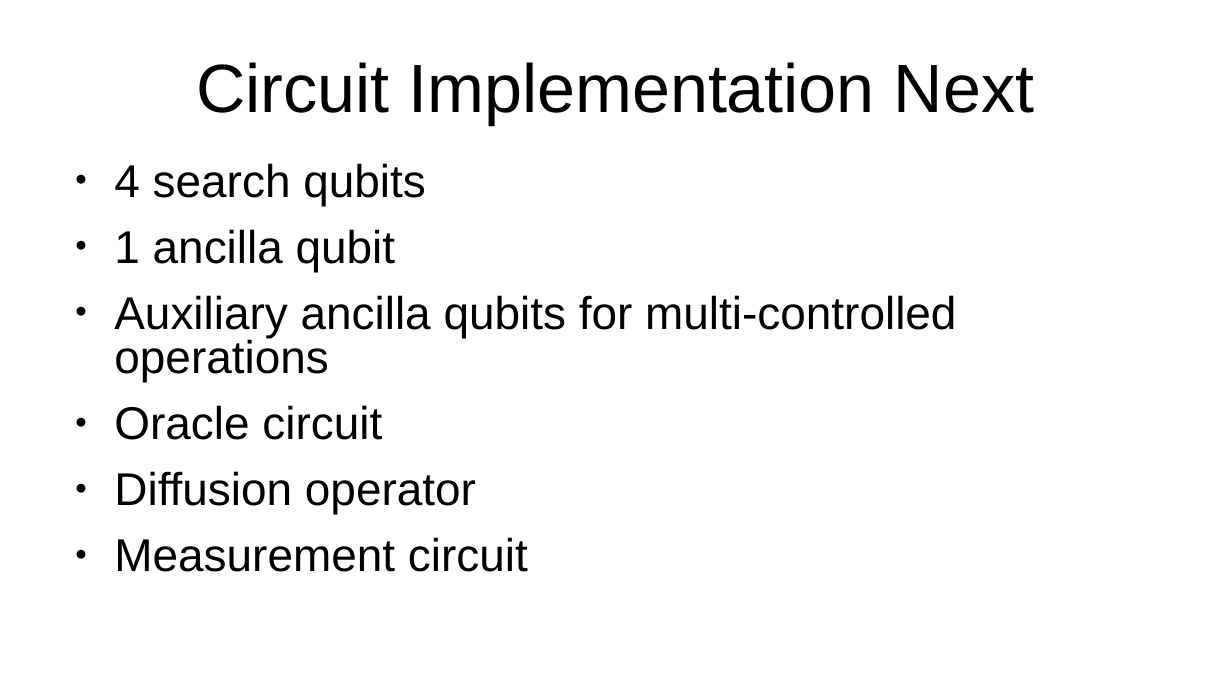
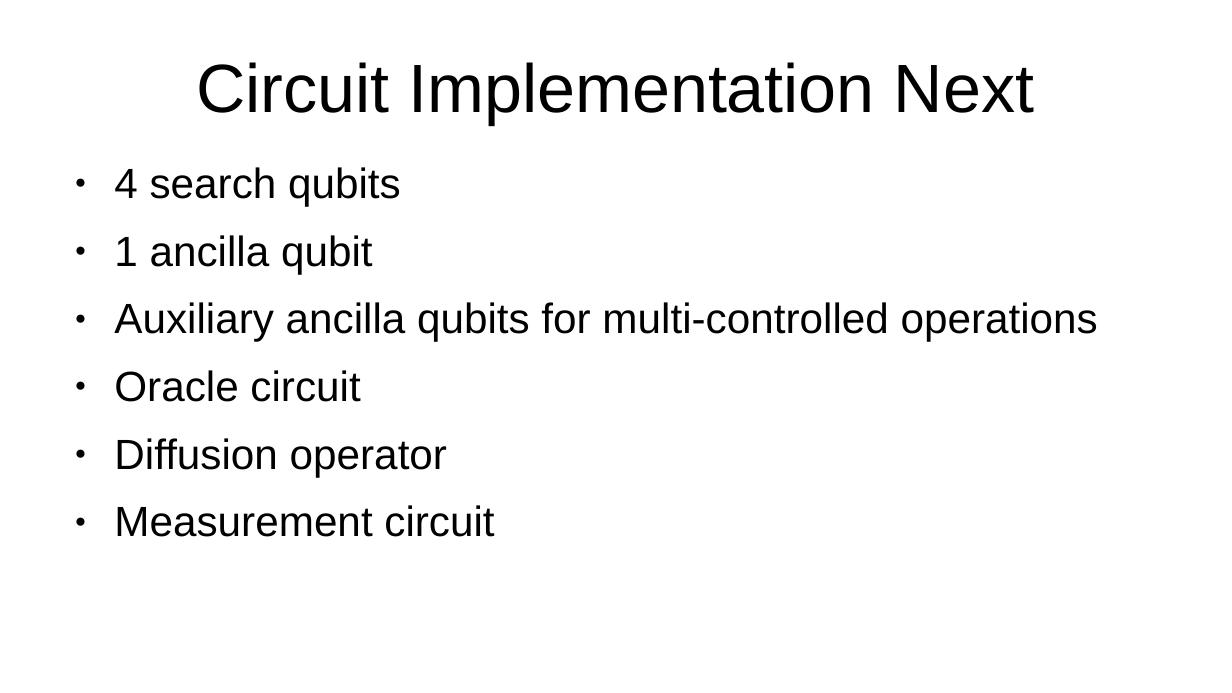
Before and after one commit to LaplaceDaemon101/grover-search, a slide deck: slide 6 of Group_No_6A.pptx. Drawn at 1232x693 pixels with LibreOffice and Linux fonts; fonts in the diff are those of the drawing. Boxes give left, top, right and bottom in pixels: in the first picture for what was removed or moved away, otherwise in the second. Text is boxed around its words. In the diff, an @@ line names an element or a change of style, - is before the commit and + after.

Commit message:
Equation formatting corrected

```diff
--- a/Group_No_6A.pptx
+++ b/Group_No_6A.pptx
@@ text "4 search qubits" at (114, 167, 1098, 537): size 29.6 to 27.2 pt; line spacing 0.8 to 0.9 @@
```
Also in this commit, not shown: 9 other slides changed.
